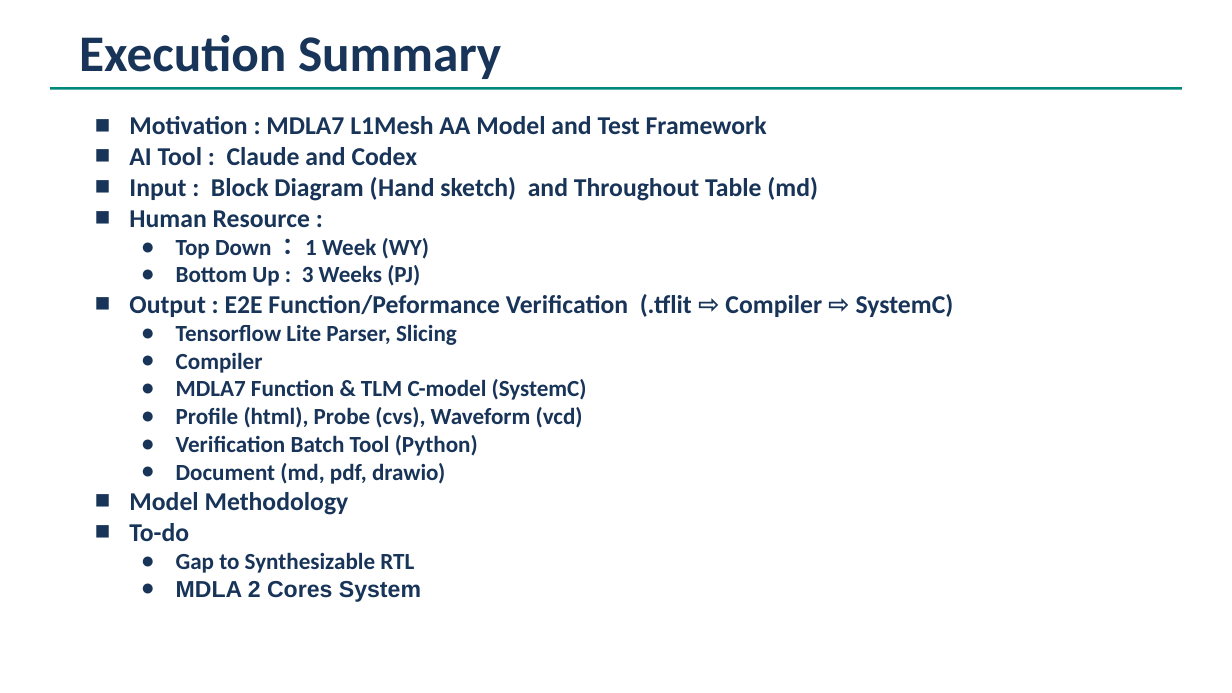
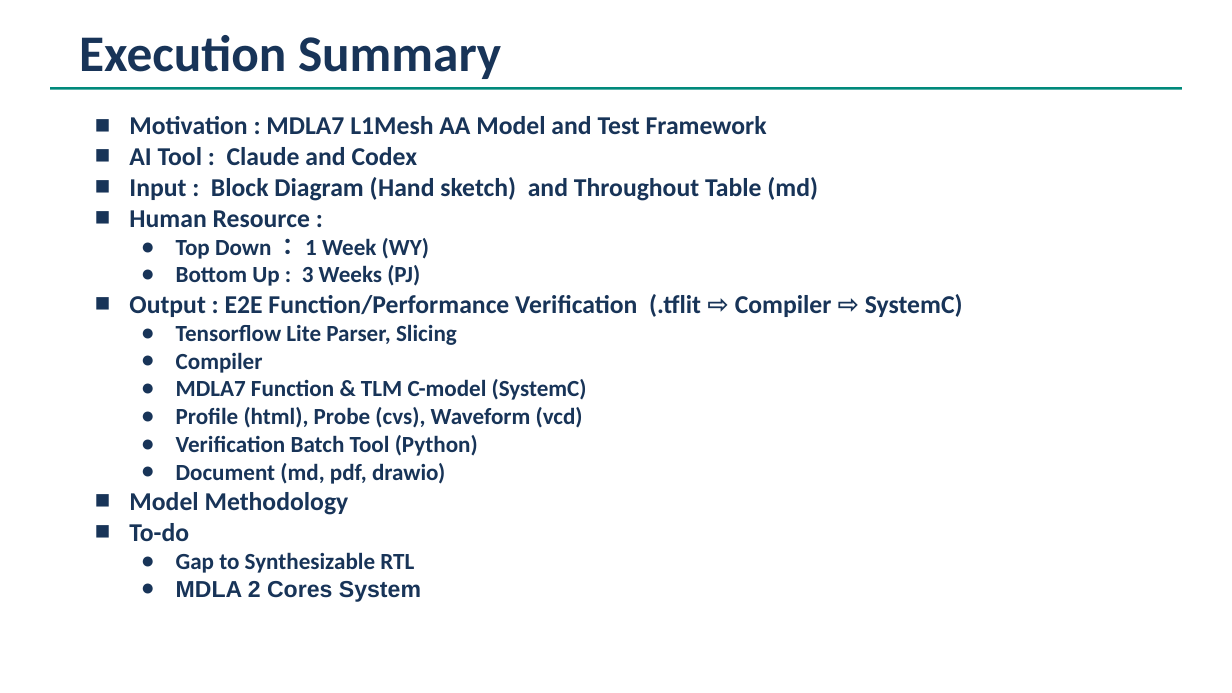
Before and after one commit to cclwylin/mdla7, a slide deck: slide 2 of reports/uArcSim Implementation by AI.pptx. Drawn at 1232x693 pixels with LibreOffice and Linux fonts; fonts in the diff are those of the drawing. Boxes give left, top, right and bottom in pixels: in the first picture for what was removed or moved away, otherwise in the second. Text is boxed around its words. In the diff, an @@ line names an element or a change of style, - is before the commit and + after.

```diff
--- a/reports/uArcSim Implementation by AI.pptx
+++ b/reports/uArcSim Implementation by AI.pptx
@@ text at box(129, 294, 963, 317): text changed @@
-■ Output : E2E Function/Peformance Verification (.tflit ⇨ Compiler ⇨ SystemC)
+■ Output : E2E Function/Performance Verification (.tflit ⇨ Compiler ⇨ SystemC)
```
Also in this commit, not shown: 6 other slides changed, 2 slides added, 1 slide removed, 3 other files.
